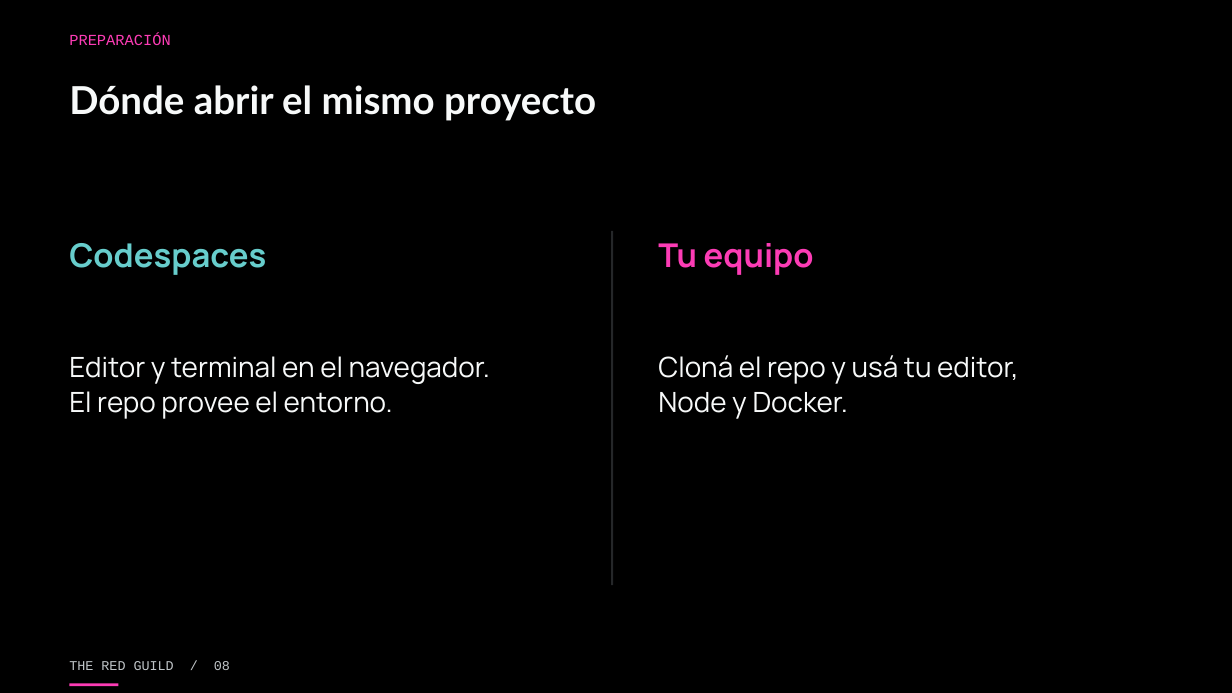
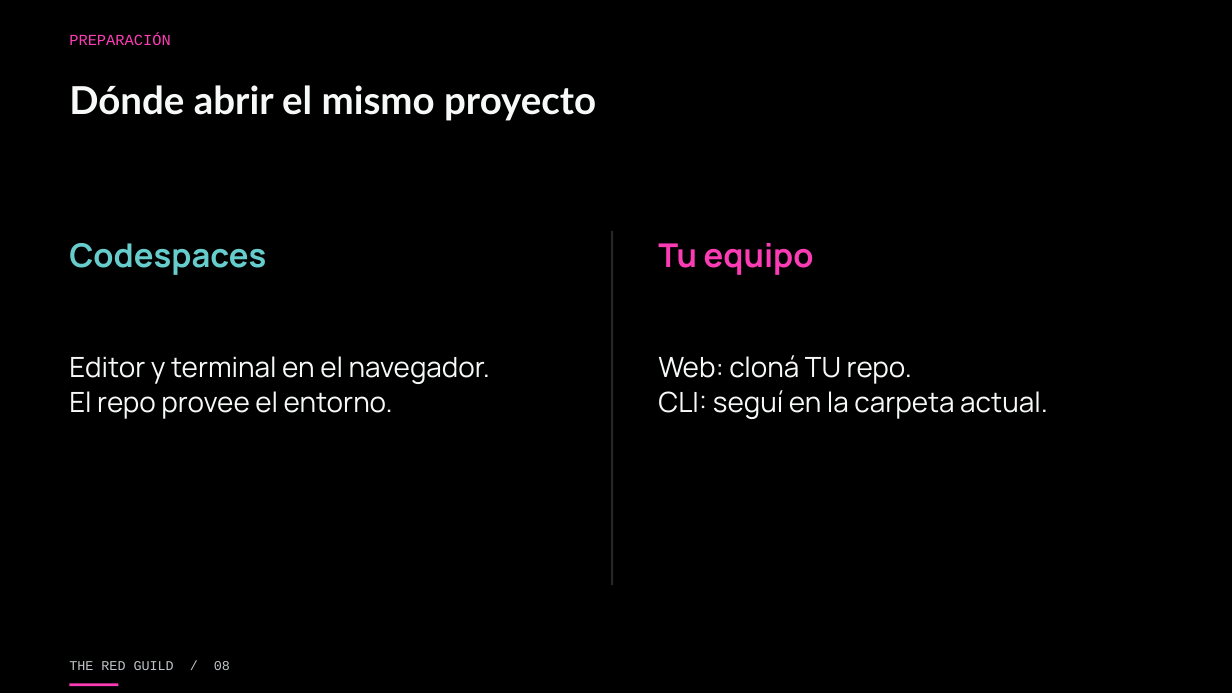
Before and after one commit to theredguild/github-ai-automation-lab, a slide deck: slide 8 of slides/workshop.pptx. Drawn at 1232x693 pixels with LibreOffice and Linux fonts; fonts in the diff are those of the drawing. Boxes give left, top, right and bottom in pixels: in the first picture for what was removed or moved away, otherwise in the second. Text is boxed around its words. In the diff, an @@ line names an element or a change of style, - is before the commit and + after.

```diff
--- a/slides/workshop.pptx
+++ b/slides/workshop.pptx
@@ text at (658,355,1048,419): text changed @@
-Cloná el repo y usá tu editor,
-Node y Docker.
+Web: cloná TU repo.
+CLI: seguí en la carpeta actual.
```
Also in this commit, not shown: 8 other slides changed, 27 other files.
